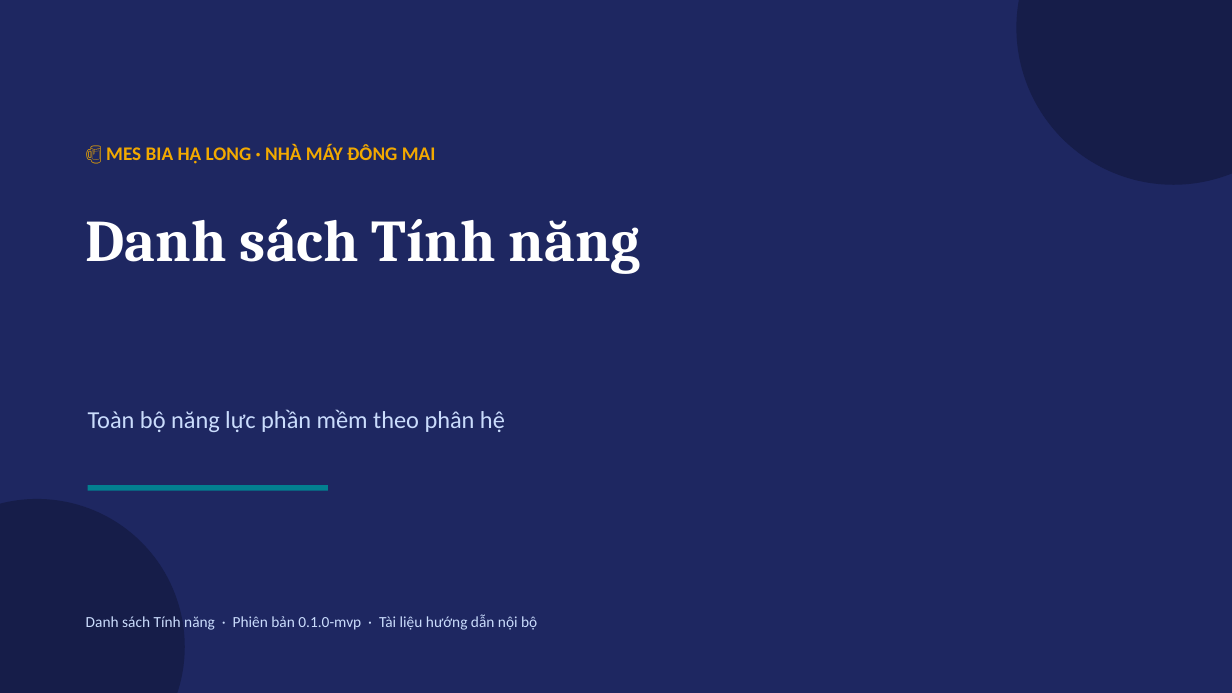
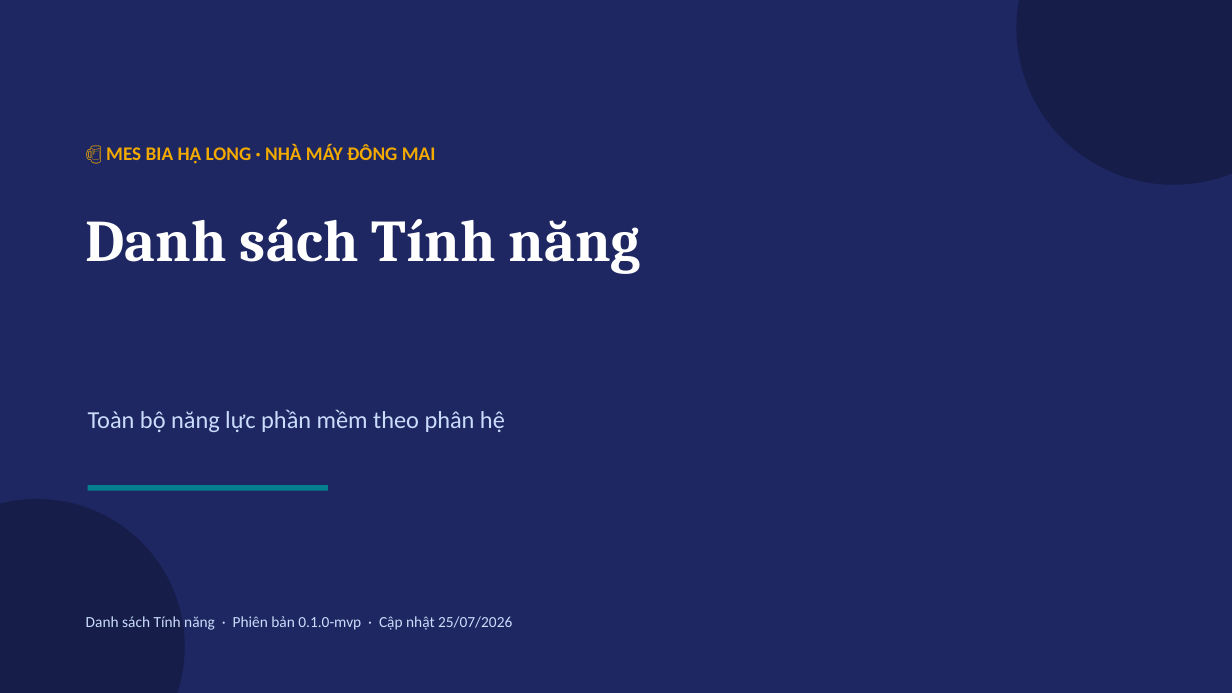
Before and after one commit to GiangdtHLB/HLBMES, a slide deck: slide 1 of docs/MES-TinhNang.pptx. Drawn at 1232x693 pixels with LibreOffice and Linux fonts; fonts in the diff are those of the drawing. Boxes give left, top, right and bottom in pixels: in the first picture for what was removed or moved away, otherwise in the second. Text is boxed around its words. In the diff, an @@ line names an element or a change of style, - is before the commit and + after.

```diff
--- a/docs/MES-TinhNang.pptx
+++ b/docs/MES-TinhNang.pptx
@@ text at [86, 616, 512, 630]: text changed @@
-Danh sách Tính năng · Phiên bản 0.1.0-mvp · Tài liệu hướng dẫn nội bộ
+Danh sách Tính năng · Phiên bản 0.1.0-mvp · Cập nhật 25/07/2026
```
Also in this commit, not shown: 1 other slide changed, 34 other files.
